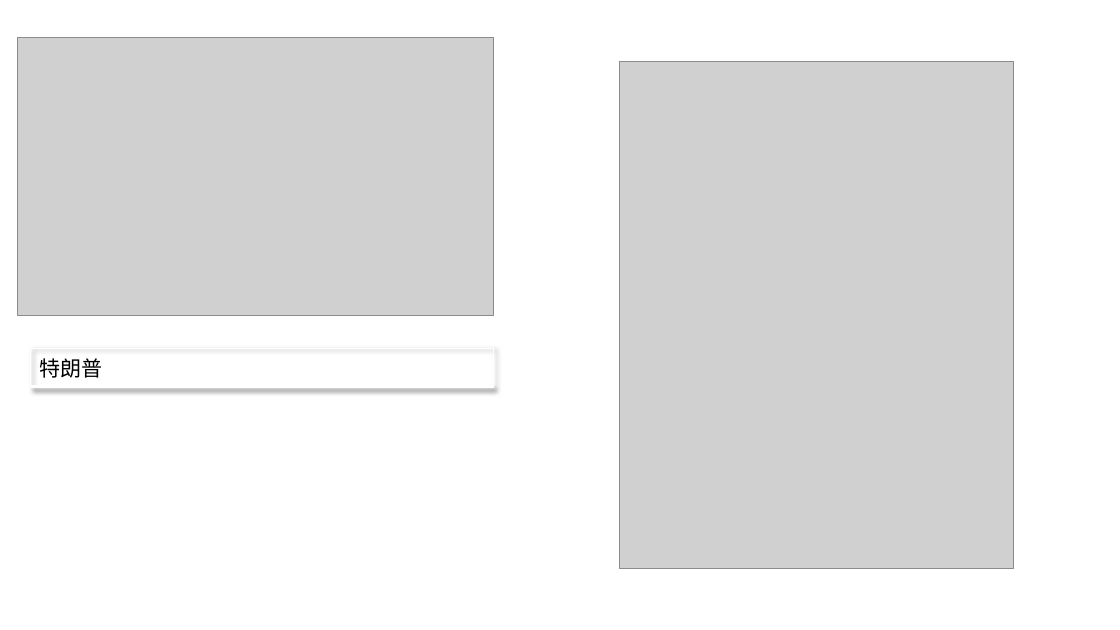
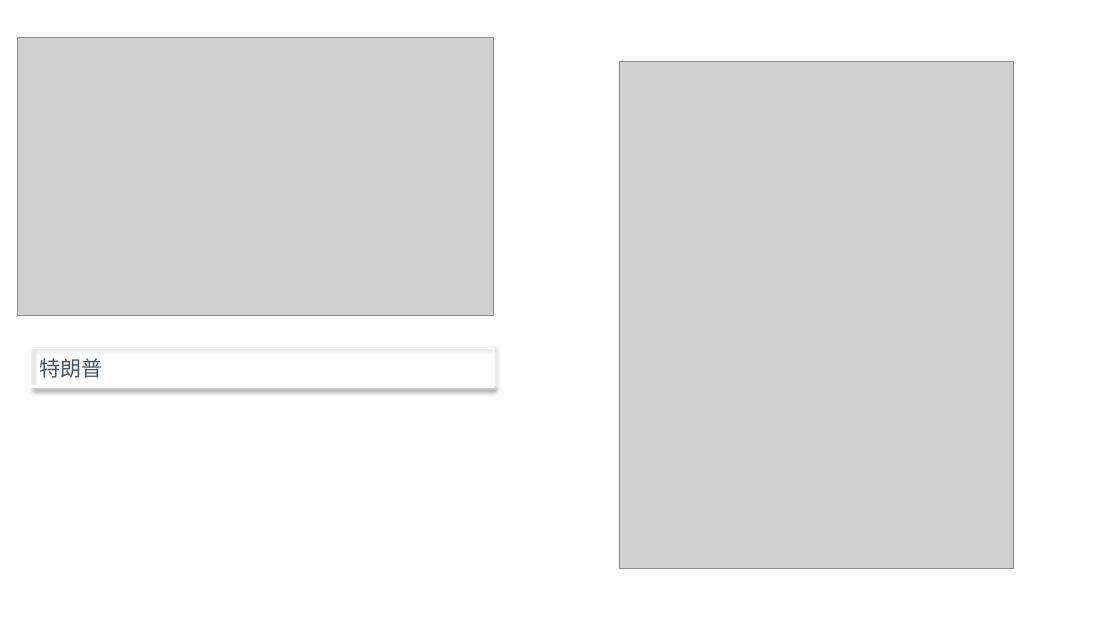
Before and after one commit to DoubleMagicXu/KG, a slide deck: slide 3 of 基于用户投诉文本的知识图谱构建.pptx. Drawn at 1120x630 pixels with LibreOffice and Linux fonts; fonts in the diff are those of the drawing; grey boxes stand for pictures. Boxes give left, top, right and bottom in pixels: in the first picture for what was removed or moved away, otherwise in the second. Text is boxed around its words. In the diff, an @@ line names an element or a change of style, - is before the commit and + after.

```diff
--- a/基于用户投诉文本的知识图谱构建.pptx
+++ b/基于用户投诉文本的知识图谱构建.pptx
@@ table at (31, 348, 494, 382) @@
@@ text colour #000000 to #44546A @@
```
Also in this commit, not shown: 2 other slides changed, 11 slides added, 2 slides removed, 3 other files.
